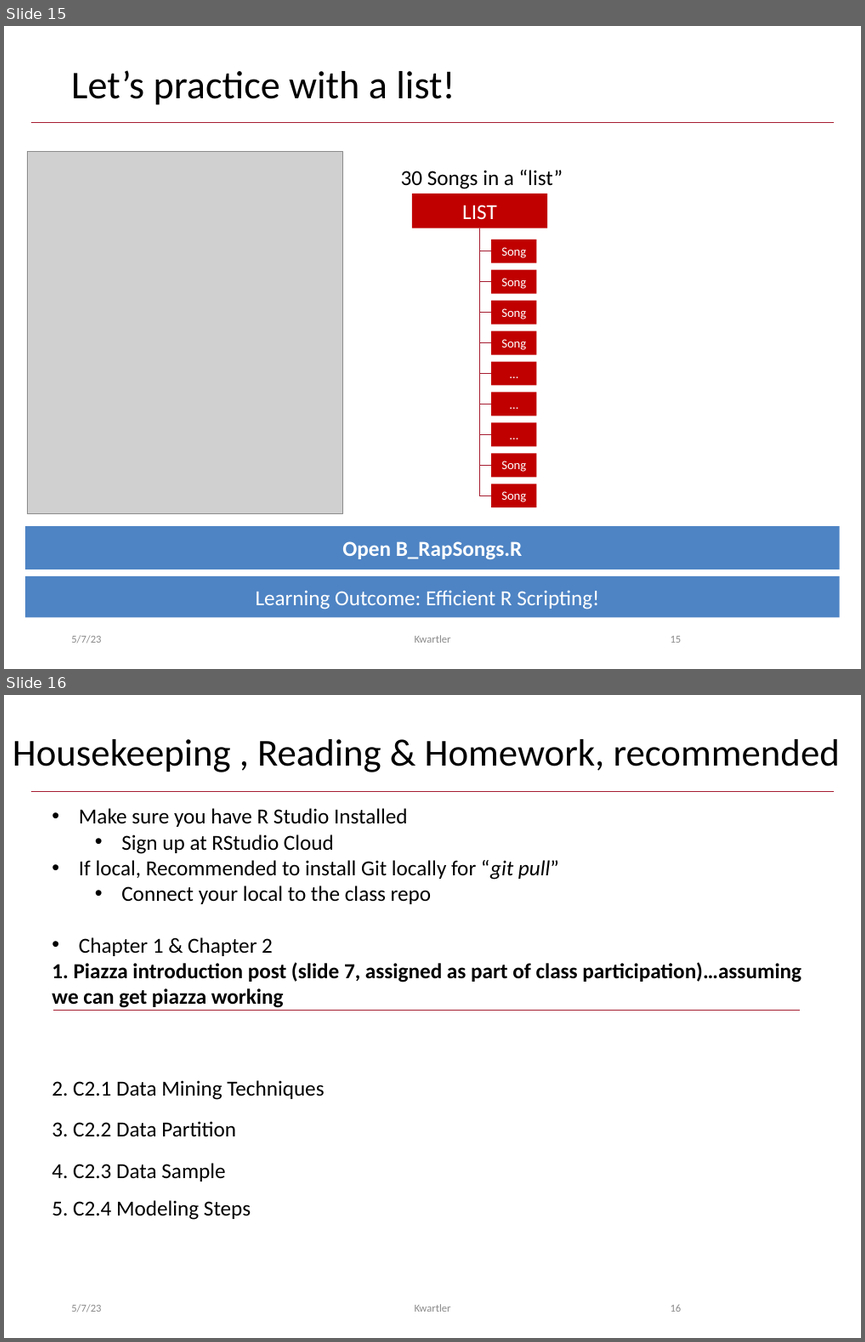
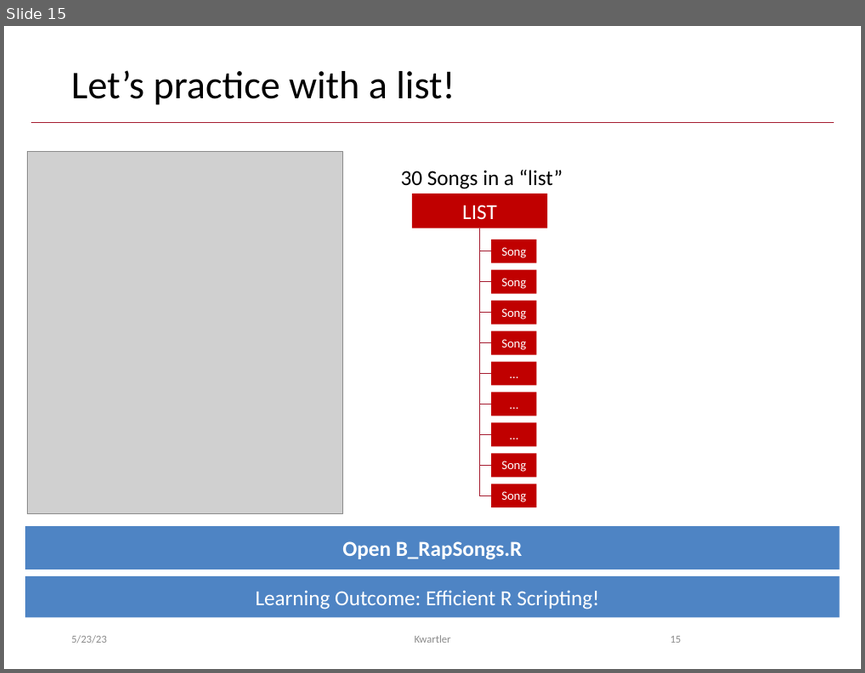
Before and after one commit to kwartler/Hult_Intro2R, a slide deck: lessons/B_GPT_Robjects/B_Robjects.pptx. Shown one above the other, each under a label of ours: slides 15 and 16 before the commit, slide 15 after it. The pictures are 865x1342 and 865x673 pixels, drawn with LibreOffice and Linux fonts; fonts in the diff are those of the drawing; grey boxes stand for pictures; background and template pictures are left out. Boxes give left, top, right and bottom in pixels: in the first picture for what was removed or moved away, otherwise in the second. Text is boxed around its words. In the diff, an @@ line names an element or a change of style, - is before the commit and + after.

```diff
--- a/lessons/B_GPT_Robjects/B_Robjects.pptx
+++ b/lessons/B_GPT_Robjects/B_Robjects.pptx
@@ slide 16 removed at (4, 695, 861, 1338), background #FFFFFF; not listed: 1 template element that a slide beside it also shows @@
@@ title removed at (12, 739, 840, 772) @@
-Housekeeping , Reading & Homework, recommended
@@ text removed at (52, 808, 801, 1008) @@
-• Make sure you have R Studio Installed
-  • Sign up at RStudio Cloud
-• If local, Recommended to install Git locally for “git pull”
-  • Connect your local to the class repo
-• Chapter 1 & Chapter 2
-1. Piazza introduction post (slide 7, assigned as part of class participation)…assuming we can get piazza working
@@ line removed from (53, 1010) to (800, 1010) @@
@@ text removed at (52, 1080, 324, 1219) @@
-2. C2.1 Data Mining Techniques
-3. C2.2 Data Partition
-4. C2.3 Data Sample
-5. C2.4 Modeling Steps
@@ text removed at (71, 1304, 101, 1311) @@
-5/7/23
@@ text removed at (415, 1304, 451, 1311) @@
-Kwartler
@@ page number removed at (670, 1304, 681, 1311) @@
-16
@@ slide 15 changed as well @@
@@ text at (71, 635, 107, 643): text changed @@
-5/7/23
+5/23/23
```
Also in this commit, not shown: 14 other slides changed, 2 other files.
